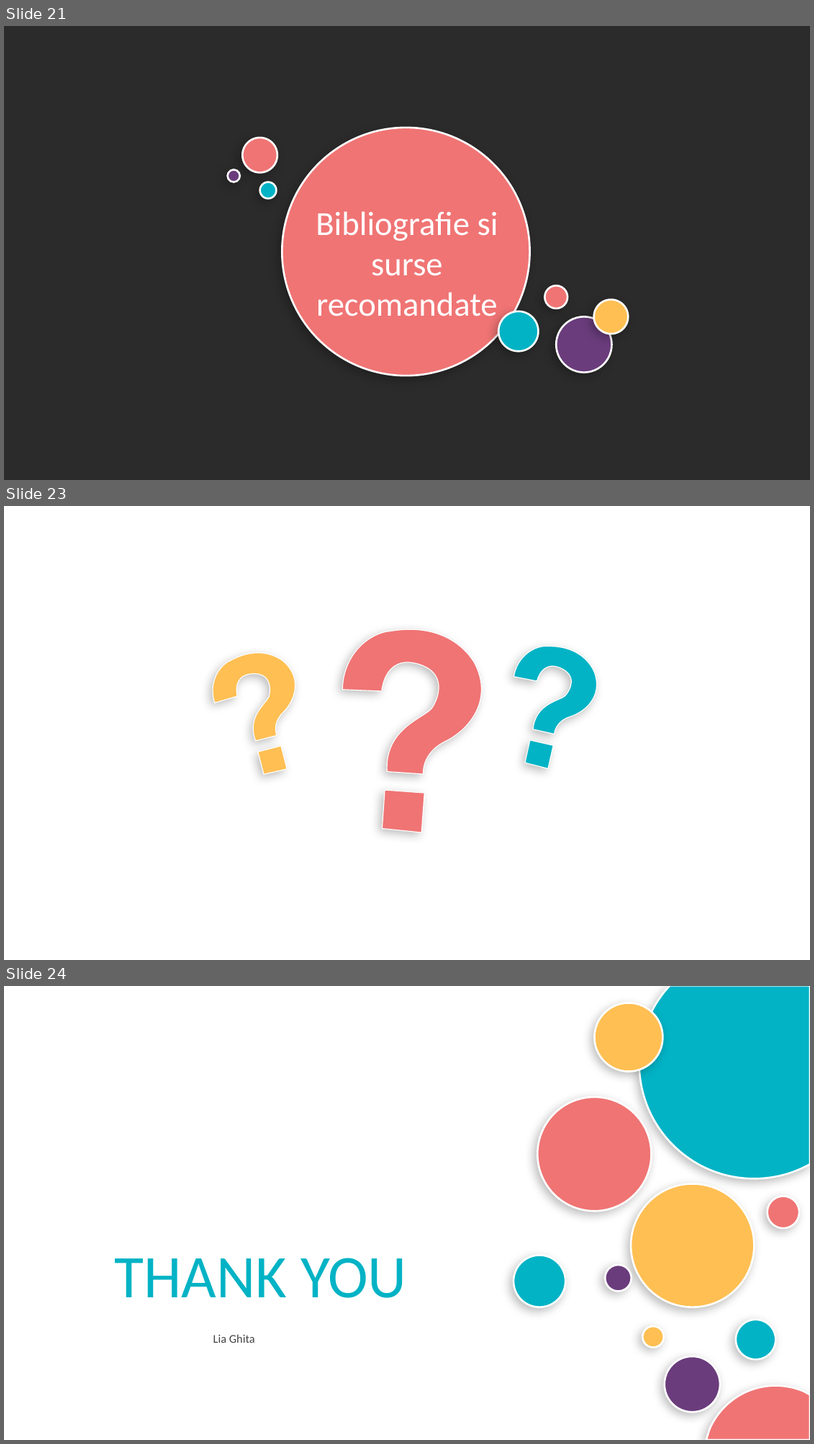
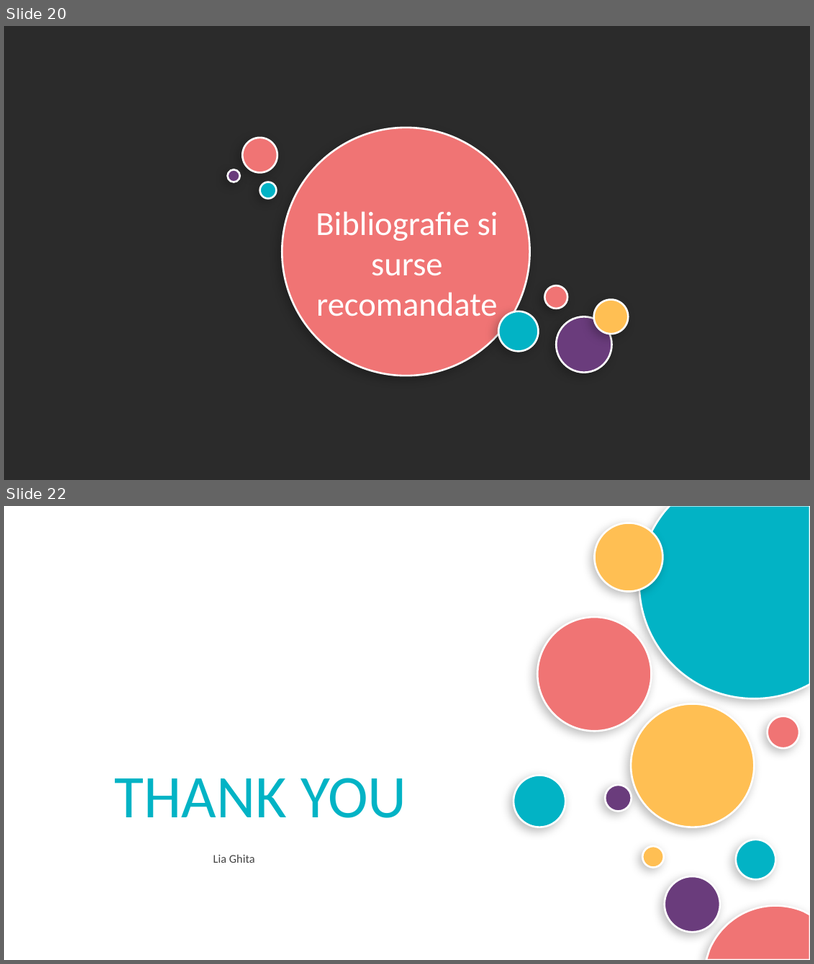
Before and after one commit to lia-ghita/Java-Image-Processing-with-OpenCV, a slide deck: Procesarea imaginilor.pptx. Shown one above the other, each under a label of ours: slides 21, 23 and 24 before the commit, slides 20 and 22 after it; the slides between them are not shown. The pictures are 814x1444 and 814x964 pixels, drawn with LibreOffice and Linux fonts; fonts in the diff are those of the drawing; background and template pictures are left out; a plain dark background stands for a picture behind light text. Boxes give left, top, right and bottom in pixels: in the first picture for what was removed or moved away, otherwise in the second. Text is boxed around its words. In the diff, an @@ line names an element or a change of style, - is before the commit and + after.

```diff
--- a/Procesarea imaginilor.pptx
+++ b/Procesarea imaginilor.pptx
@@ slide 23 removed at [4,506,810,960], background picture (left out) @@
@@ freeform shape removed at [311,586,517,800] @@
@@ freeform shape removed at [491,618,622,752] @@
@@ freeform shape removed at [206,637,306,745] @@
@@ freeform shape removed at [519,733,561,775] @@
@@ freeform shape removed at [256,744,290,776] @@
@@ freeform shape removed at [370,777,437,843] @@
@@ what was slide 21 is now slide 20 @@
@@ what was slide 24 is now slide 22 @@
```
Also in this commit, not shown: 1 slide changed, 2 slides added, 3 other slides removed, 1 other file.
